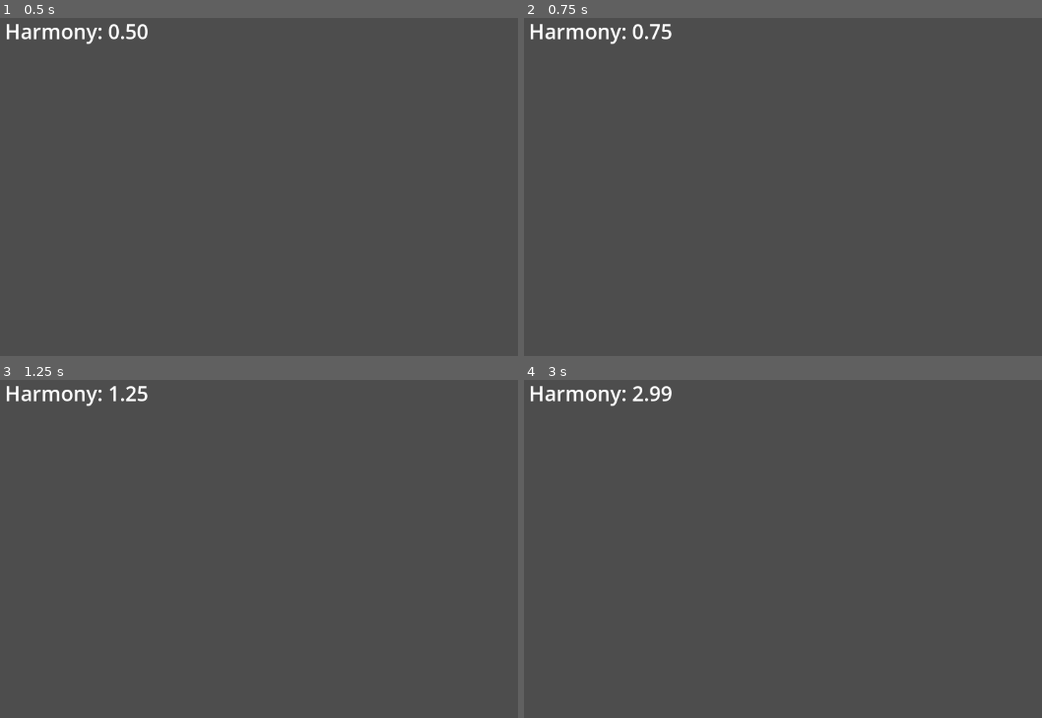
Above: before the commit, frames 1-4 (two rows, left to right).
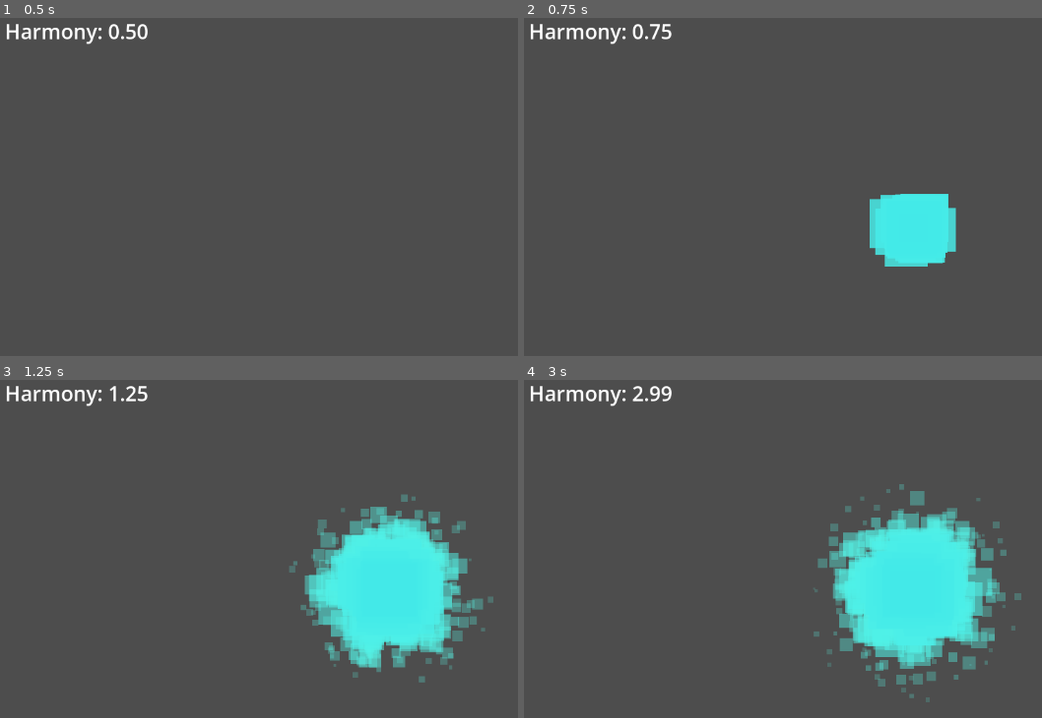
Above: after the commit, the same moments.

Repository: zKawaiiKittyz/Melodic-Idle
Game: Godot game, scene res://main.tscn
Two runs of this game, one before a commit and one after it. Both use one fixed random seed, a clock stepped at 60 frames per second and the inputs below.
Inputs:
- Up to frame 1 (0.5 s): no input
- Up to frame 2 (0.75 s): tap Enter at 0.5 s; tap A (A) at 0.6 s
- Up to frame 3 (1.25 s): tap D (D) at 0.8 s
- Up to frame 4 (3 s): tap D (D) at 1.35 s; tap K (K) at 1.55, 2.1 s; tap S (S) at 2.3, 2.85 s

Frame 1 is identical in both runs. In frame 2, 3.3% of the frame differs, in the area x 66-84%, y 52-74%; in frame 3, 11%; in frame 4, 13%, in the area x 55-97%, y 30-96%.

Commit message:
am added basic particle burst

Diff:
--- a/melodic-idle-mew/main.gd
+++ b/melodic-idle-mew/main.gd
@@ -44,6 +44,7 @@
 
 @onready var harmony_label: Label = $Label
 @onready var sound_player: AudioStreamPlayer = $AudioStreamPlayer
+@onready var keypress_particles: GPUParticles2D = $KeypressParticles
 
 #region Ready
 
@@ -106,6 +107,7 @@
 	print("Current sequence: ", sequence.map(OS.get_keycode_string))
 
 	_play_key_sound(key)
+	_play_particle_effect()
 	_check_for_combo()
 
 func _play_key_sound(key: Key) -> void:
@@ -132,6 +134,10 @@
 	harmony_per_second += combo.reward
 	combo.unlocked = true
 	print("Unlocked %s!" % combo.name)
+
+func _play_particle_effect() -> void:
+	keypress_particles.global_position = get_viewport_rect().size / 2.0
+	keypress_particles.emitting = true
 
 #endregion
 
--- a/melodic-idle-mew/main.tscn
+++ b/melodic-idle-mew/main.tscn
@@ -1,6 +1,32 @@
-[gd_scene load_steps=2 format=3 uid="uid://dhwj74og5vhbq"]
+[gd_scene load_steps=8 format=3 uid="uid://dhwj74og5vhbq"]
 
 [ext_resource type="Script" uid="uid://c8mvylg0g5q2k" path="res://main.gd" id="1_ig7tw"]
+
+[sub_resource type="CanvasTexture" id="CanvasTexture_ig7tw"]
+
+[sub_resource type="Gradient" id="Gradient_0xm2m"]
+colors = PackedColorArray(0.262996, 0.917427, 0.912171, 1, 0.388235, 0.992157, 0.905882, 0)
+
+[sub_resource type="GradientTexture1D" id="GradientTexture1D_h2yge"]
+gradient = SubResource("Gradient_0xm2m")
+
+[sub_resource type="Curve" id="Curve_1bvp3"]
+_data = [Vector2(0, 1), 0.0, 0.0, 0, 0, Vector2(1, 0), 0.0, 0.0, 0, 0]
+point_count = 2
+
+[sub_resource type="CurveTexture" id="CurveTexture_lquwl"]
+curve = SubResource("Curve_1bvp3")
+
+[sub_resource type="ParticleProcessMaterial" id="ParticleProcessMaterial_7mycd"]
+particle_flag_disable_z = true
+spread = 180.0
+initial_velocity_min = 150.0
+initial_velocity_max = 250.0
+gravity = Vector3(0, 0, 0)
+scale_min = 30.0
+scale_max = 77.92
+scale_curve = SubResource("CurveTexture_lquwl")
+color_ramp = SubResource("GradientTexture1D_h2yge")
 
 [node name="Main" type="Node2D"]
 script = ExtResource("1_ig7tw")
@@ -14,3 +40,11 @@
 text = "Harmony: 0"
 
 [node name="AudioStreamPlayer" type="AudioStreamPlayer" parent="."]
+
+[node name="KeypressParticles" type="GPUParticles2D" parent="."]
+emitting = false
+amount = 500
+texture = SubResource("CanvasTexture_ig7tw")
+lifetime = 0.8
+one_shot = true
+process_material = SubResource("ParticleProcessMaterial_7mycd")
